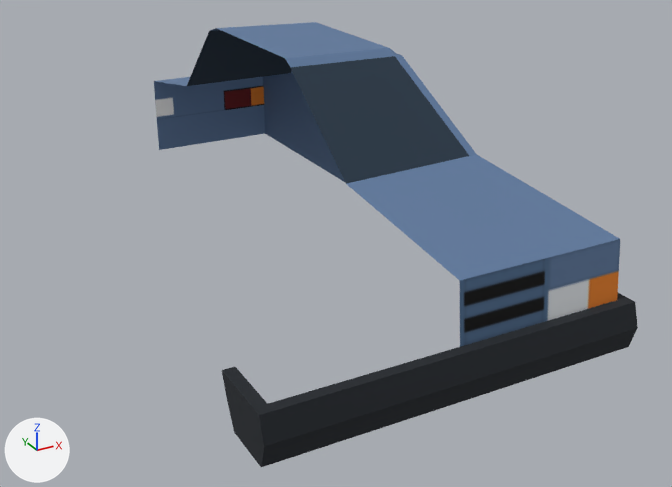
One commit to the glTF model assets/models/vehicles/lince/lince.glb: the scene before it, then after it.
Rendered twice from a 50 mm lens placed at (-1.77, -3.99, 1.86), pointed at (0.2, -0.39, 0.06). Every picture has the same lights, and +X, +Y and +Z are marked at lower left. The first picture is the older version. Where no turn or scale is listed for an object, it has been applied to the vertices. Vertices at exactly the same position are counted once.

In view in the first picture: 'Body', 'Bumper' and 1 more.
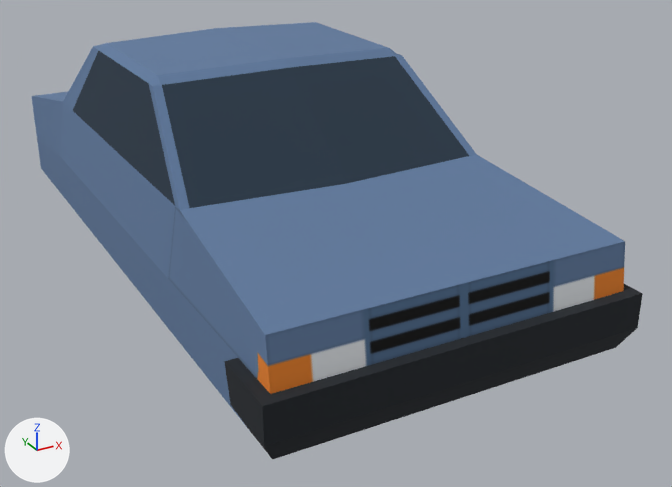
Pixel boxes [x1, y1, x2, y2] of what changed, in the pictures (672 x 487 px):
'Body', reshaped (27% wider, 26% taller)
    before: [154, 22, 620, 347]
    after: [31, 22, 625, 431]
'Bumper', reshaped, moved
    before: [222, 293, 638, 467]
    after: [224, 284, 643, 459]
'Copilot', added
    after: [110, 69, 175, 334]
    faces in mat_door (blue #617b9f): [110, 151, 175, 334]
    faces in mat_window (dark blue #263747): [115, 69, 175, 205]
'Boss', added
    after: [77, 52, 127, 261]
    faces in mat_door (blue #617b9f): [77, 118, 115, 261]
    faces in mat_window (dark blue #263747): [80, 52, 127, 150]
part 1 of me_plane, built on
    before: [347, 183, 620, 347]
    after: [31, 28, 625, 431]

The change, as a list of edits to the scene's bpy script:
```text
Change me_plane:
    used by ob_body; location = (0.0, 0.0, 0.0)
    remove me_plane.from_pydata(...)  # 42 vertices, 58 faces; spans x 0.0..0.75, y -1.67..1.6, z 0.0..0.96
    add me_plane.from_pydata(...)  # 69 vertices, 118 faces; spans x -0.75..0.75, y -1.7..1.6, z 0.0..0.96
    me_plane part 1
    7 vertices are removed from x 0.0..0.75, y -1.67..-0.8, z 0.0..0.45
    13 faces are deleted
    34 vertices are added at x -0.75..0.75, y -1.7..1.6, z 0.0..0.94
    55 new faces join them, mat_body (blue #617b9f)
    6 new faces join them, mat_glass (dark blue #263747)
    4 new faces join them, mat_radiator (picture img_radiator)
    6 new faces join them, mat_indicator (picture img_indicator)
    2 new faces join them, mat_tail (picture img_tail)
Change me_plane_001:
    used by ob_bumper; location = (0.0, -1.7, 0.0)
    remove me_plane_001.from_pydata(...)  # 39 vertices, 64 faces; spans x -0.8..0.8, y -0.05..0.28, z 0.0..0.2
    add me_plane_001.from_pydata(...)  # 26 vertices, 38 faces; spans x -0.8..0.8, y -0.02..0.28, z 0.0..0.25
    me_plane_001 part 2
    23 vertices are removed from x -0.8..0.8, y -0.05..0.2, z 0.0..0.2
    58 faces are deleted
    5 vertices in x -0.8..0.8, y -0.02..0.28, z 0.2 move by (0.0, 0.0, 0.05)
    3 vertices move from x -0.8..0.8, y -0.02..0.02, z 0.0..0.2 to x -0.8..0.8, y -0.02..0.03, z 0.1..0.25
    10 vertices are added at x -0.8..0.8, y -0.02..0.03, z 0.0..0.25
    32 new faces join them
Add me_plane_005:
    me_plane_005.from_pydata([(0.0, 0.0, 0.0), (0.0, 0.6, 0.0), (0.05, 0.6, 0.55), (0.05, 0.0, 0.55), (0.0, 0.6, 0.25), (0.0, 0.0, 0.25), (0.14, 0.4, 0.91), (0.14, 0.0, 0.91)], [], [(5, 0, 1), (5, 1, 4), (3, 5, 4), (3, 4, 2), (3, 2, 6), (3, 6, 7)])
    for i in [4, 5]: me_plane_005.polygons[i].material_index = 1
    me_plane_005.materials.append(mat_door)  # blue #617b9f
    me_plane_005.materials.append(mat_window)  # dark blue #263747
Add me_plane_004:
    me_plane_004.from_pydata([(0.0, 0.0, 0.0), (0.0, 0.8, 0.0), (0.05, 0.8, 0.55), (0.05, 0.0, 0.55), (0.0, 0.8, 0.25), (0.0, 0.0, 0.25), (0.14, 0.8, 0.91), (0.14, 0.5, 0.91)], [], [(5, 0, 1), (5, 1, 4), (3, 5, 4), (3, 4, 2), (3, 2, 6), (3, 6, 7)])
    for i in [4, 5]: me_plane_004.polygons[i].material_index = 1
    me_plane_004.materials.append(mat_door)  # blue #617b9f
    me_plane_004.materials.append(mat_window)  # dark blue #263747
Change ob_bumper:
    ob_bumper.location: (0.0, -1.7, 0.0) -> (0.0, -1.73, 0.0)
Add ob_boss:
    ob_boss = bpy.data.objects.new('Boss', me_plane_005)
    ob_boss.location = (-0.75, 0.05, 0.0)
Add ob_copilot:
    ob_copilot = bpy.data.objects.new('Copilot', me_plane_004)
    ob_copilot.location = (-0.75, -0.75, 0.0)
```
